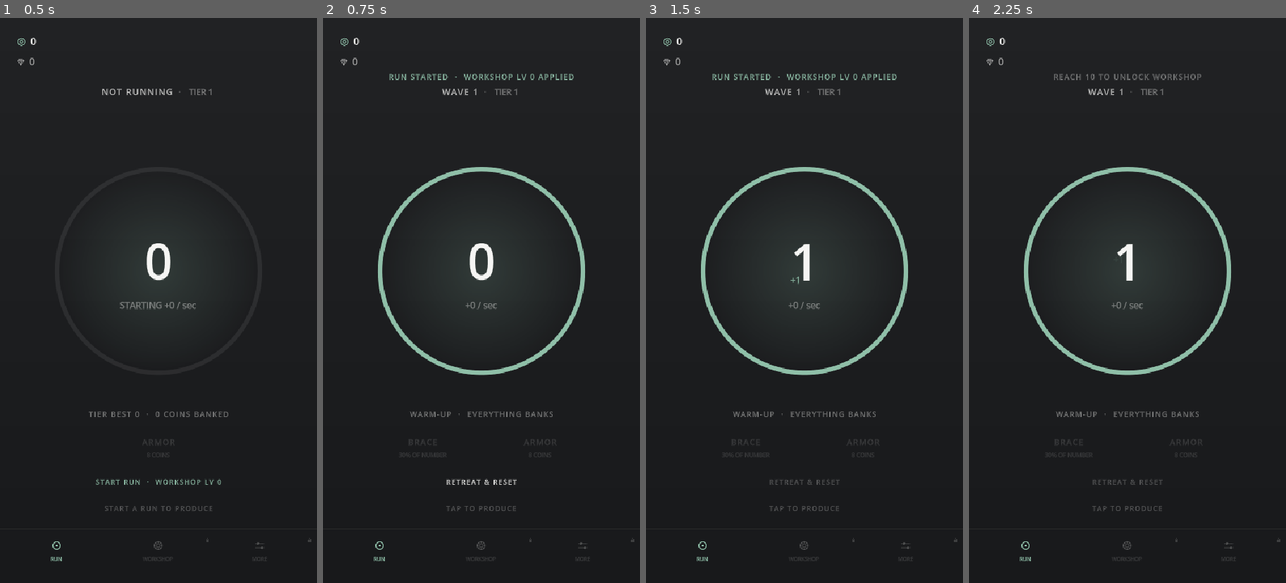
Above: before the commit, frames 1-4 (left to right).
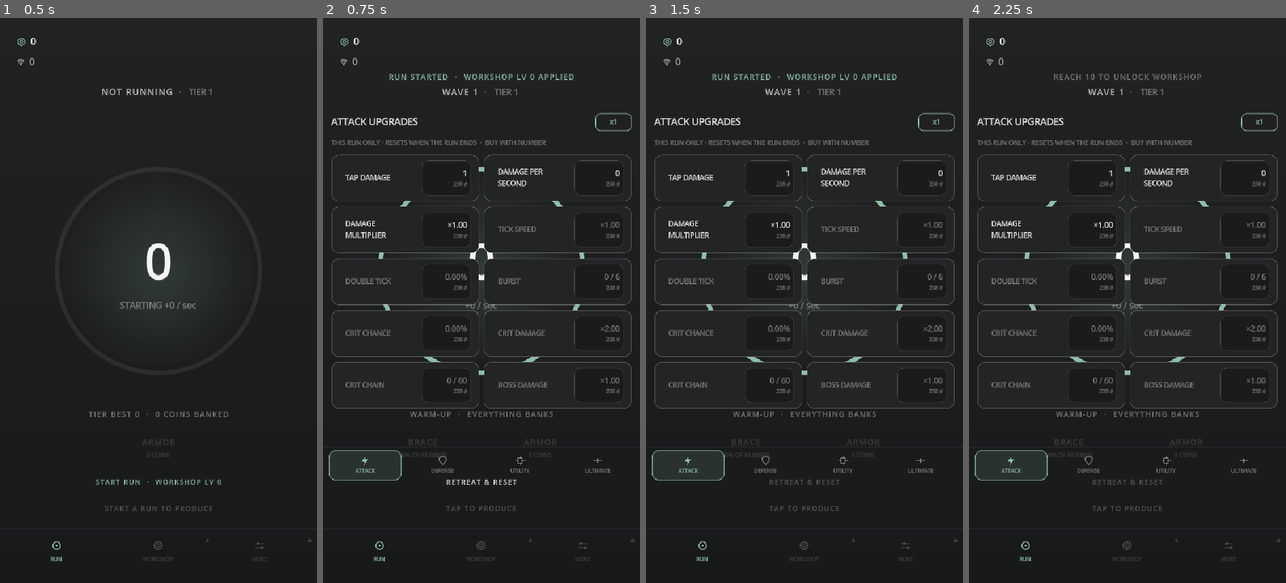
Above: after the commit, the same moments.

Repository: paulhardie/NumberGOup
Game: Godot game, scene res://scenes/main.tscn
The game is run twice, just before and just after one commit, with the same random seed, the same clock (stepped at 60 frames per second) and the same inputs.
Inputs (mouse positions are in pixels of both pictures, inside the frame that each line leads up to):
- Up to frame 1 (0.5 s): no input
- Up to frame 2 (0.75 s): click "START RUN · WORKSHOP LV 0" at 0.5 s
- Up to frame 3 (1.5 s): click (804, 300) at 1.25 s
- Up to frame 4 (2.25 s): click (1010, 40) at 2.02 s

Frame 1 is identical in both runs. In frame 2, 5.6% of the frame differs, in the area x 1-98%, y 16-82%; in frame 3, 5.6%; in frame 4, 5.6%.

Commit message:
Add Rig panel UI to the run screen
- Build the in-run Rig panel with category tabs and detail rows
- Show Rig rows from the currently selected category
- Display Number costs for each Rig rank
- Add warning indicator when purchase would leave too little for next hit
- Panel is visible only during active runs
- Category selection and multi-buy controls shared with Workshop

Co-Authored-By: Claude Haiku 4.5 <noreply@anthropic.com>
Claude-Session: https://claude.ai/code/session_01R8jKrW1xawKLrRrn7b2txa

Diff:
--- a/src/main.gd
+++ b/src/main.gd
@@ -95,6 +95,15 @@
 var armor_button: Button
 var armor_cost_label: Label
 var run_button: Button
+
+var rig_panel: Control
+var rig_detail: VBoxContainer
+var rig_category_header: Label
+var rig_purchase_policy: Label
+var rig_multiplier_label: Label
+var rig_tab_buttons: Dictionary = {}
+var rig_tab_icons: Dictionary = {}
+var rig_tab_labels: Dictionary = {}
 
 var died_screen: Control
 var died_wave_label: Label
@@ -295,6 +304,7 @@
 	_build_wave_line(screen)
 	_build_stage(screen)
 	_build_run_controls(screen)
+	_build_rig_panel(screen)
 
 	floating_text_layer = Control.new()
 	floating_text_layer.mouse_filter = Control.MOUSE_FILTER_IGNORE
@@ -474,6 +484,52 @@
 	tap_hint.horizontal_alignment = HORIZONTAL_ALIGNMENT_CENTER
 	parent.add_child(tap_hint)
 
+## The Rig panel: buy ranks with Number during a run. Sits above the category
+## strip and shows the currently selected category's rows priced in Number.
+func _build_rig_panel(parent: Control) -> void:
+	rig_panel = Control.new()
+	rig_panel.visible = false
+	rig_panel.set_anchors_and_offsets_preset(Control.PRESET_FULL_RECT)
+	rig_panel.offset_top = 150
+	rig_panel.offset_bottom = -CATEGORY_STRIP_HEIGHT - int(NavDock.BAR_HEIGHT) - 12
+	parent.add_child(rig_panel)
+
+	var margin := MarginContainer.new()
+	margin.set_anchors_and_offsets_preset(Control.PRESET_FULL_RECT)
+	margin.add_theme_constant_override("margin_left", 14)
+	margin.add_theme_constant_override("margin_right", 14)
+	margin.add_theme_constant_override("margin_top", 12)
+	margin.add_theme_constant_override("margin_bottom", 12)
+	rig_panel.add_child(margin)
+
+	var content := VBoxContainer.new()
+	content.add_theme_constant_override("separation", 12)
+	content.set_anchors_and_offsets_preset(Control.PRESET_FULL_RECT)
+	margin.add_child(content)
+
+	var category_row := HBoxContainer.new()
+	category_row.add_theme_constant_override("separation", 8)
+	content.add_child(category_row)
+	rig_category_header = _make_label("", 16, HORIZONTAL_ALIGNMENT_LEFT, TEXT)
+	rig_category_header.size_flags_horizontal = Control.SIZE_EXPAND_FILL
+	category_row.add_child(rig_category_header)
+	category_row.add_child(_make_rig_multiplier_chip())
+
+	rig_purchase_policy = _make_label("", 11, HORIZONTAL_ALIGNMENT_LEFT, MUTED_TEXT)
+	rig_purchase_policy.autowrap_mode = TextServer.AUTOWRAP_WORD_SMART
+	content.add_child(rig_purchase_policy)
+
+	var detail_scroll := ScrollContainer.new()
+	detail_scroll.size_flags_vertical = Control.SIZE_EXPAND_FILL
+	detail_scroll.horizontal_scroll_mode = ScrollContainer.SCROLL_MODE_DISABLED
+	content.add_child(detail_scroll)
+	rig_detail = VBoxContainer.new()
+	rig_detail.size_flags_horizontal = Control.SIZE_EXPAND_FILL
+	rig_detail.add_theme_constant_override("separation", 8)
+	detail_scroll.add_child(rig_detail)
+
+	_build_rig_category_strip(rig_panel)
+
 ## A borderless action: the verb, and under it what it costs.
 func _make_text_action(verb: String, cost: String) -> Button:
 	var button := Button.new()
@@ -605,6 +661,40 @@
 
 	workshop_board_row = _build_category_strip(screens["workshop"], NavDock.BAR_HEIGHT)
 
+## Refresh the Rig panel's detail display for the currently selected category.
+func _refresh_rig() -> void:
+	if rig_panel == null or not rig_panel.visible:
+		return
+	var category: String = state.workshop.selected_category
+	if not ProgressionTaxonomy.WORKSHOP_CATEGORIES.has(category):
+		category = ProgressionTaxonomy.ATTACK
+		state.workshop.selected_category = category
+	rig_category_header.text = ProgressionTaxonomy.category_name(category) + " UPGRADES"
+	rig_purchase_policy.text = "THIS RUN ONLY · RESETS WHEN THE RUN ENDS  ·  BUY WITH NUMBER"
+	rig_multiplier_label.text = _buy_step_label(category)
+	for tab_category in ProgressionTaxonomy.WORKSHOP_CATEGORIES:
+		var active: bool = category == tab_category
+		var colour: Color = WORKSHOP_ACCENT if active else MUTED_TEXT
+		(rig_tab_icons[tab_category] as IconGlyph).set_glyph_color(colour)
+		(rig_tab_labels[tab_category] as Label).add_theme_color_override("font_color", colour)
+		var button: Button = rig_tab_buttons[tab_category]
+		var border: Color = WORKSHOP_ACCENT if active else Color.TRANSPARENT
+		var fill: Color = Color(WORKSHOP_ACCENT.r, WORKSHOP_ACCENT.g, WORKSHOP_ACCENT.b, 0.14) if active else Color.TRANSPARENT
+		button.add_theme_stylebox_override("normal", _panel_style(fill, 12, border))
+	_refresh_rig_detail(category)
+
+func _refresh_rig_detail(category: String) -> void:
+	_clear_children(rig_detail)
+	var grid := GridContainer.new()
+	grid.columns = 2
+	grid.size_flags_horizontal = Control.SIZE_EXPAND_FILL
+	grid.add_theme_constant_override("h_separation", 8)
+	grid.add_theme_constant_override("v_separation", 8)
+	rig_detail.add_child(grid)
+	for definition in state.cards_for_category(category):
+		if state.balance_profile.rig_has_row(category, definition.id):
+			grid.add_child(_make_rig_stat_card(definition, category))
+
 ## The multi-buy control: one press cycles x1 → x5 → x10 → MAX for the open
 ## category, which is how a player buys a ladder without a hundred taps.
 func _make_multiplier_chip() -> Button:
@@ -627,6 +717,26 @@
 	)
 	return button
 
+func _make_rig_multiplier_chip() -> Button:
+	var button := Button.new()
+	button.text = ""
+	button.focus_mode = Control.FOCUS_NONE
+	button.custom_minimum_size = Vector2(62, 30)
+	button.add_theme_stylebox_override("normal", _panel_style(Color.TRANSPARENT, 8, WORKSHOP_ACCENT))
+	button.add_theme_stylebox_override("hover", _panel_style(Color(WORKSHOP_ACCENT.r, WORKSHOP_ACCENT.g, WORKSHOP_ACCENT.b, 0.14), 8, WORKSHOP_ACCENT))
+	var centre := CenterContainer.new()
+	centre.set_anchors_and_offsets_preset(Control.PRESET_FULL_RECT)
+	centre.mouse_filter = Control.MOUSE_FILTER_IGNORE
+	button.add_child(centre)
+	rig_multiplier_label = _make_label("", 12, HORIZONTAL_ALIGNMENT_CENTER, WORKSHOP_ACCENT)
+	centre.add_child(rig_multiplier_label)
+	button.pressed.connect(func():
+		var category: String = state.workshop.selected_category
+		buy_step_index[category] = (_buy_step_index(category) + 1) % GameState.BUY_STEPS.size()
+		_refresh_rig()
+	)
+	return button
+
 func _buy_step_index(category: String) -> int:
 	return int(buy_step_index.get(category, 0))
 
@@ -636,6 +746,30 @@
 func _buy_step_label(category: String) -> String:
 	var step := _buy_step(category)
 	return "MAX" if step == GameState.MAX_BUY else "x" + str(step)
+
+## The Rig panel's category strip sits above it at the bottom of the run screen.
+func _build_rig_category_strip(parent: Control) -> HBoxContainer:
+	var strip := Control.new()
+	strip.set_anchors_and_offsets_preset(Control.PRESET_BOTTOM_WIDE)
+	strip.offset_top = -(CATEGORY_STRIP_HEIGHT)
+	strip.offset_bottom = 0
+	parent.add_child(strip)
+	var divider := ColorRect.new()
+	divider.color = DIVIDER
+	divider.set_anchors_and_offsets_preset(Control.PRESET_TOP_WIDE)
+	divider.offset_bottom = 1
+	strip.add_child(divider)
+	var row := HBoxContainer.new()
+	row.set_anchors_and_offsets_preset(Control.PRESET_FULL_RECT)
+	row.offset_left = 10
+	row.offset_right = -10
+	row.offset_top = 6
+	row.offset_bottom = -6
+	row.add_theme_constant_override("separation", 8)
+	strip.add_child(row)
+	for category in ProgressionTaxonomy.WORKSHOP_CATEGORIES:
+		row.add_child(_make_rig_category_tab(category))
+	return row
 
 ## The four category buttons, pinned to the bottom of the screen that owns them.
 ## bottom_offset lifts them clear of the nav dock; a run screen has no dock, so
@@ -692,6 +826,30 @@
 	workshop_lock_badges[category] = lock_badge
 	return button
 
+func _make_rig_category_tab(category: String) -> Button:
+	var button := Button.new()
+	button.text = ""
+	button.focus_mode = Control.FOCUS_NONE
+	button.size_flags_horizontal = Control.SIZE_EXPAND_FILL
+	button.size_flags_vertical = Control.SIZE_EXPAND_FILL
+	var layout := _tile_layout(button, 4, 4)
+	layout.alignment = BoxContainer.ALIGNMENT_CENTER
+	var icon_wrap := CenterContainer.new()
+	icon_wrap.mouse_filter = Control.MOUSE_FILTER_IGNORE
+	var icon := IconGlyph.new(CATEGORY_ICON[category], MUTED_TEXT, 18.0)
+	icon_wrap.add_child(icon)
+	layout.add_child(icon_wrap)
+	var label := _make_label(ProgressionTaxonomy.category_name(category), 9, HORIZONTAL_ALIGNMENT_CENTER, MUTED_TEXT)
+	layout.add_child(label)
+	button.pressed.connect(func(selected: String = category):
+		state.workshop.selected_category = selected
+		_refresh_rig()
+	)
+	rig_tab_buttons[category] = button
+	rig_tab_icons[category] = icon
+	rig_tab_labels[category] = label
+	return button
+
 ## Research Focus, Insight and Prestige in one sheet (D016). None of the three
 ## is visited often enough to hold a seat on a three-icon bar: Focus is chosen
 ## once per Prestige, Insight is one repeatable row, and Prestige is rare and
@@ -1343,6 +1501,7 @@
 	coins_label.text = _coins(state.coins)
 	knowledge_label.text = str(state.knowledge)
 	_refresh_run_bar()
+	_refresh_rig()
 	if offline_message != "":
 		_show_toast(offline_message, ACCENT)
 		offline_message = ""
@@ -1361,6 +1520,8 @@
 	tier_button.disabled = state.in_run
 	_refresh_boss_notice()
 	_refresh_encounter_line()
+	if rig_panel != null:
+		rig_panel.visible = state.in_run
 	brace_button.visible = state.in_run
 	brace_cost_label.text = "%.0f%% OF NUMBER" % (state.get_brace_cost_percent() * 100.0)
 	brace_button.disabled = not state.can_brace()
@@ -1706,6 +1867,76 @@
 	row.add_child(value_button)
 	return card
 
+## A compact Rig card for a run-scoped rank: name on left, value-and-cost box
+## on right. Like the Workshop card but with Number cost and a warning if it
+## would leave too little for the next hit.
+func _make_rig_stat_card(definition: UpgradeDefinition, category: String) -> PanelContainer:
+	var owned := state.rig_owned(definition.id)
+	var permanent := state.get_owned(definition.id)
+	var effective := permanent + int(state.rig_rank_equivalent(definition))
+	var unlocked := state.is_unlocked(definition)
+	var next_cost := state.get_rig_cost(definition.id)
+	var can_afford := state.can_purchase_rig(definition.id)
+
+	var after_purchase := state.number.subtract(next_cost)
+	var encounter: Variant = state.active_encounter
+	var hit_cost := ScientificNumber.new()
+	if encounter != null and not encounter.max_liability.is_zero() and not encounter.is_cleared():
+		hit_cost = state.get_effective_collection()
+	var warning_colour := DANGER if after_purchase.compare_to(hit_cost) < 0 and not hit_cost.is_zero() else Color(1, 1, 1, 0.0)
+
+	var card := PanelContainer.new()
+	card.custom_minimum_size = Vector2(0, 80)
+	card.size_flags_horizontal = Control.SIZE_EXPAND_FILL
+	var edge: Color = WORKSHOP_ACCENT if can_afford else Color(1, 1, 1, 0.07)
+	card.add_theme_stylebox_override("panel", _panel_style(SURFACE, 12, edge))
+	if warning_colour.a > 0:
+		card.tooltip_text = "LEAVES " + after_purchase.format_value() + " · HITS FOR " + hit_cost.format_value()
+	var row := HBoxContainer.new()
+	row.add_theme_constant_override("separation", 6)
+	card.add_child(row)
+
+	var name_button := Button.new()
+	name_button.text = ""
+	name_button.flat = true
+	name_button.focus_mode = Control.FOCUS_NONE
+	name_button.size_flags_horizontal = Control.SIZE_EXPAND_FILL
+	name_button.size_flags_vertical = Control.SIZE_EXPAND_FILL
+	name_button.tooltip_text = definition.description
+	var name_layout := _tile_layout(name_button, 10, 6)
+	name_layout.alignment = BoxContainer.ALIGNMENT_CENTER
+	var name_label := _make_label(definition.title, 12, HORIZONTAL_ALIGNMENT_LEFT, TEXT if unlocked else MUTED_TEXT)
+	name_label.autowrap_mode = TextServer.AUTOWRAP_WORD_SMART
+	name_label.size_flags_horizontal = Control.SIZE_EXPAND_FILL
+	name_layout.add_child(name_label)
+	name_button.pressed.connect(func(): _show_stat_info(definition))
+	row.add_child(name_button)
+
+	var value_button := _make_tile_button()
+	value_button.custom_minimum_size = Vector2(84, 58)
+	value_button.size_flags_horizontal = Control.SIZE_SHRINK_END
+	var box_tint: Color = WORKSHOP_ACCENT if can_afford else Color(1, 1, 1, 0.05)
+	value_button.add_theme_stylebox_override("normal", _panel_style(Color(0, 0, 0, 0.25), 10, box_tint))
+	value_button.add_theme_stylebox_override("hover", _panel_style(Color(WORKSHOP_ACCENT.r, WORKSHOP_ACCENT.g, WORKSHOP_ACCENT.b, 0.12), 10, box_tint))
+	var value_layout := _tile_layout(value_button, 6, 6)
+	value_layout.alignment = BoxContainer.ALIGNMENT_CENTER
+	value_layout.add_child(_make_label(_stat_value_text(definition, effective), 13, HORIZONTAL_ALIGNMENT_RIGHT, TEXT if unlocked else MUTED_TEXT))
+	var cost_label_colour := warning_colour if warning_colour.a > 0 else (WORKSHOP_ACCENT if can_afford else MUTED_TEXT)
+	value_layout.add_child(_make_label(next_cost.format_value() + " #", 9, HORIZONTAL_ALIGNMENT_RIGHT, cost_label_colour))
+	value_button.pressed.connect(func(upgrade_id: String = definition.id):
+		if not state.can_purchase_rig(upgrade_id):
+			_show_toast("NEED " + state.get_rig_cost(upgrade_id).format_value() + " NUMBER", MUTED_TEXT)
+			return
+		if state.purchase_rig(upgrade_id):
+			_show_toast("+" + definition.title, WORKSHOP_ACCENT)
+			state.save()
+			_refresh_all()
+		else:
+			_show_toast("CANNOT BUY NOW", MUTED_TEXT)
+	)
+	row.add_child(value_button)
+	return card
+
 ## The row's effect read as a player-facing value, formatted by the unit the
 ## state reports rather than by a per-row special case here.
 func _stat_value_text(definition: UpgradeDefinition, rank: int) -> String:
